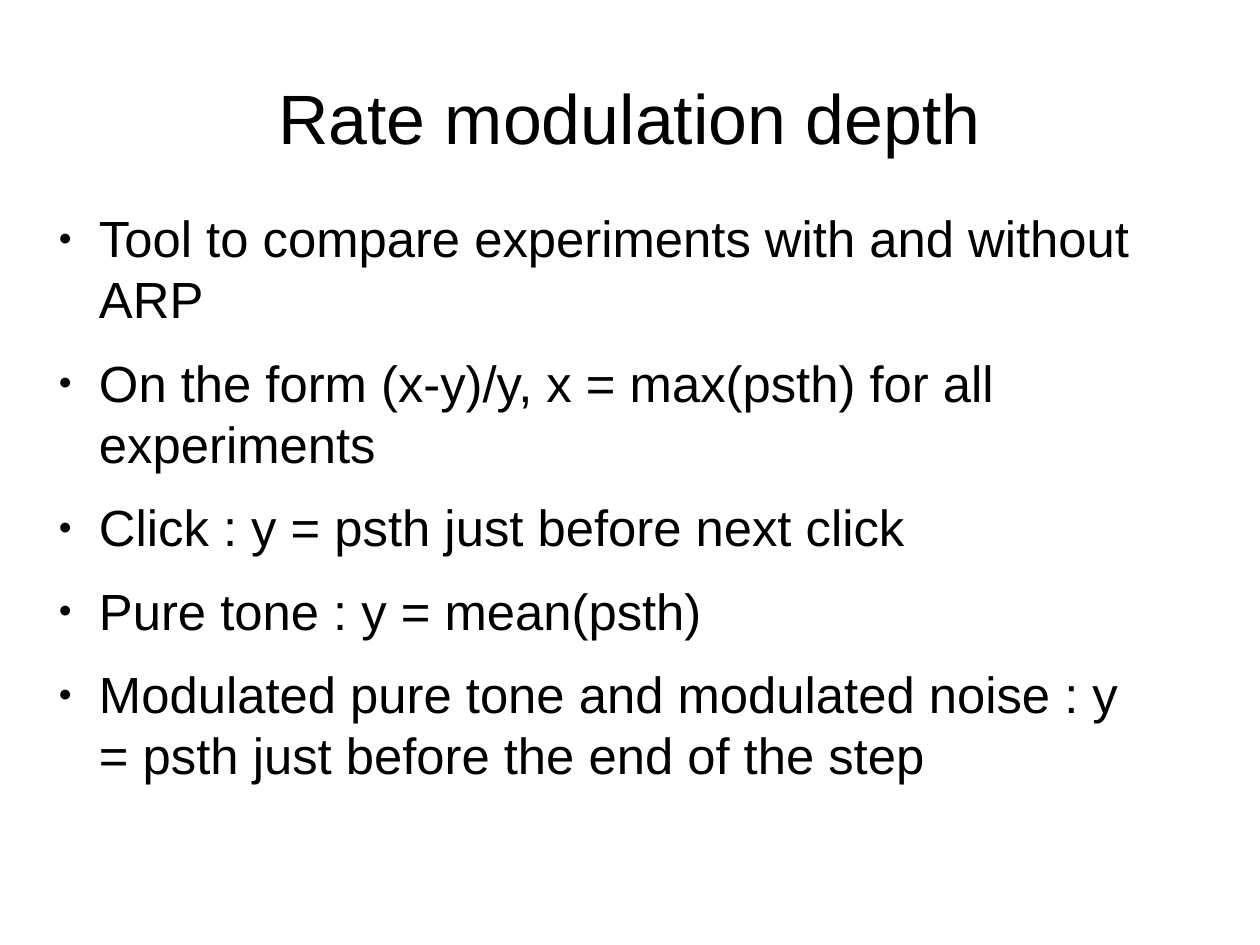
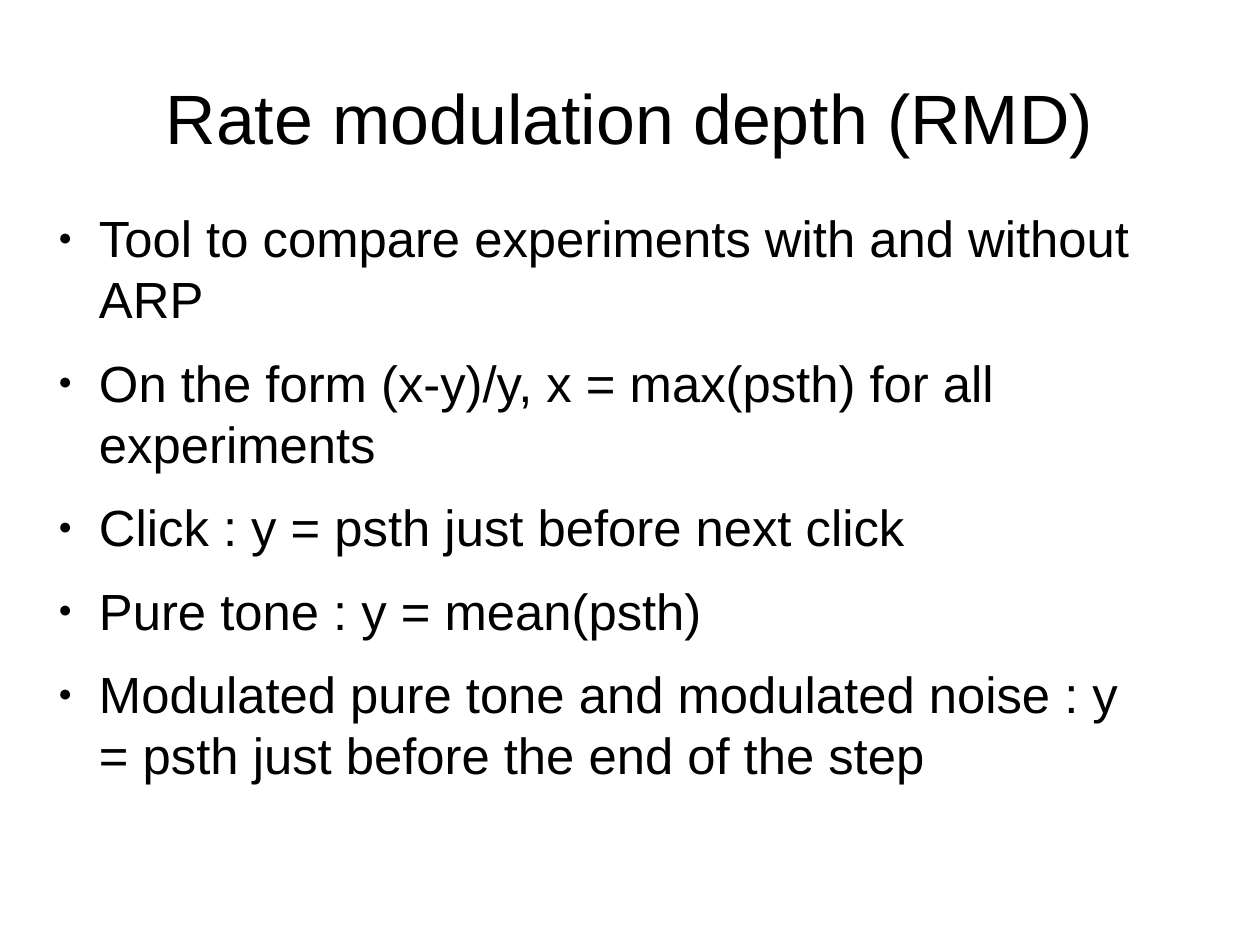
Before and after one commit to MaelleC/auditory-things, a slide deck: slide 14 of presentation/pres1.odp. Drawn at 1260x945 pixels with LibreOffice and Linux fonts; fonts in the diff are those of the drawing. Boxes give left, top, right and bottom in pixels: in the first picture for what was removed or moved away, otherwise in the second. Text is boxed around its words. In the diff, an @@ line names an element or a change of style, - is before the commit and + after.

```diff
--- a/presentation/pres1.odp
+++ b/presentation/pres1.odp
@@ title at box(166, 93, 1093, 157): text changed @@
-Rate modulation depth
+Rate modulation depth (RMD)
```
Also in this commit, not shown: 9 other slides changed, 1 other file.
